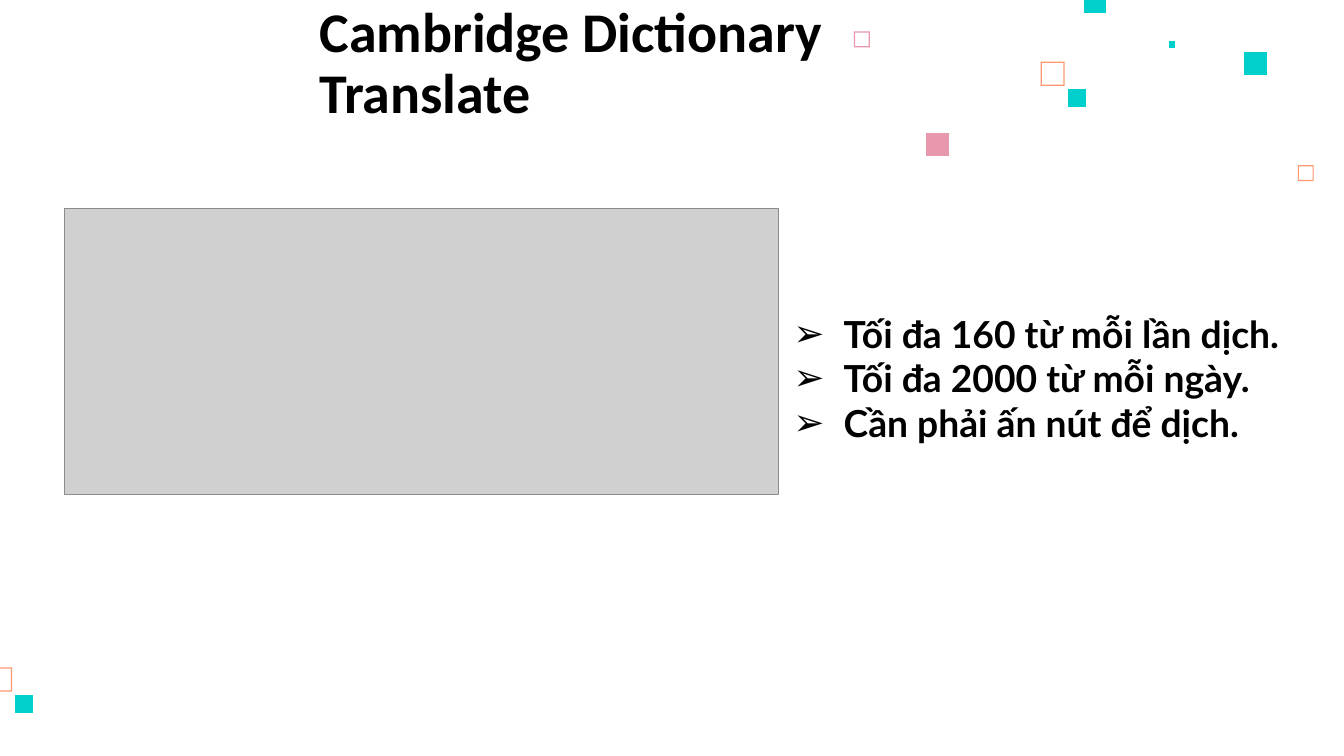
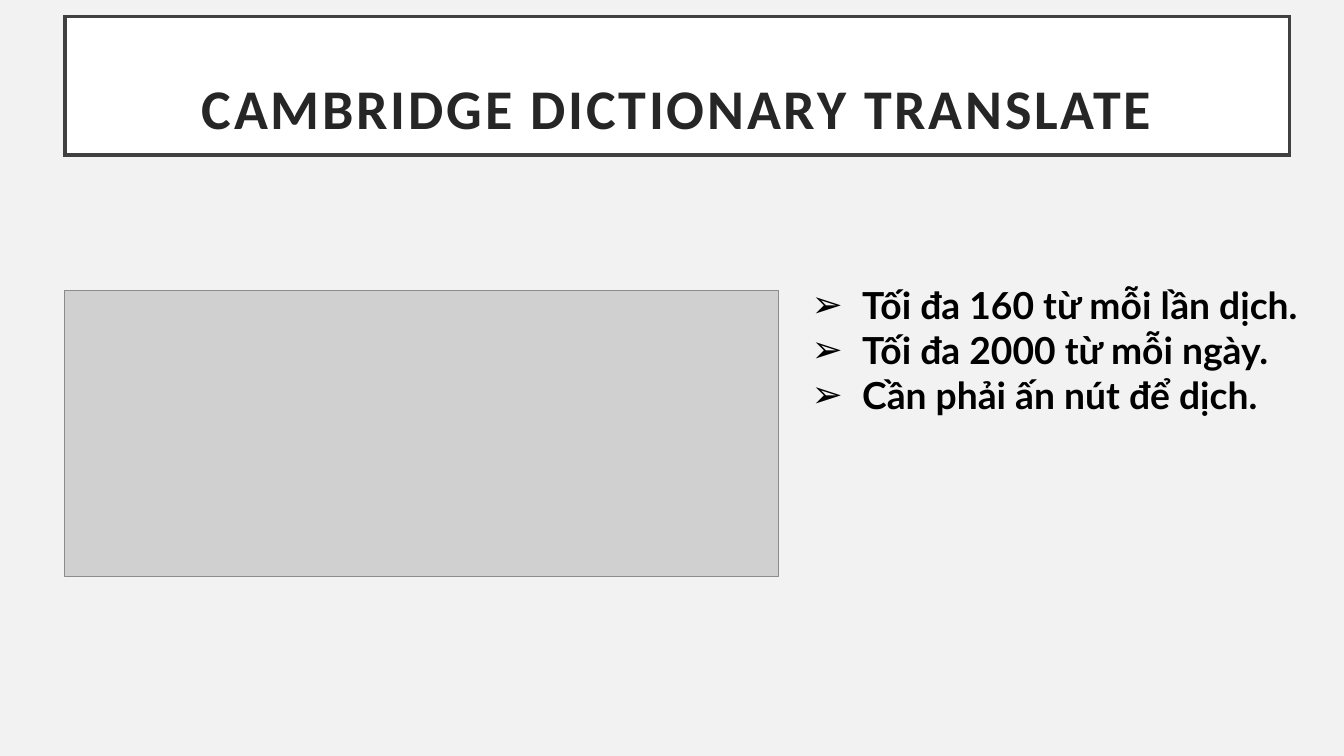
Before and after one commit to nmtri1912/kltn, a slide deck: slide 8 of Tài liệu/Presentation.pptx. Drawn at 1344x756 pixels with LibreOffice and Linux fonts; fonts in the diff are those of the drawing; grey boxes stand for pictures. Boxes give left, top, right and bottom in pixels: in the first picture for what was removed or moved away, otherwise in the second. Text is boxed around its words. In the diff, an @@ line names an element or a change of style, - is before the commit and + after.

```diff
--- a/Tài liệu/Presentation.pptx
+++ b/Tài liệu/Presentation.pptx
@@ background #FFFFFF to #F2F2F2 @@
@@ title "CAMBRIDGE DICTIONARY TRANSLATE": place and size @@
-title "CAMBRIDGE DICTIONARY TRANSLATE" at [320,12,822,114]
+title "CAMBRIDGE DICTIONARY TRANSLATE" at [65,16,1290,155]
@@ title "CAMBRIDGE DICTIONARY TRANSLATE" at [65,16,1290,155]: fill none to #FFFFFF; outline none to #404040 2.5 pt @@
@@ freeform shape removed at [1084,0,1107,13] @@
@@ freeform shape removed at [854,31,870,47] @@
@@ freeform shape removed at [1170,41,1177,47] @@
@@ freeform shape removed at [1244,52,1267,76] @@
@@ freeform shape removed at [1041,62,1065,86] @@
@@ title at [202,92,1151,130]: text changed; text colour #000000 to #262626 @@
-Cambridge Dictionary Translate
+CAMBRIDGE DICTIONARY TRANSLATE
@@ freeform shape removed at [1068,90,1086,108] @@
@@ freeform shape removed at [926,133,949,156] @@
@@ text "Tối đa 160 từ mỗi ...": place and size @@
-text "Tối đa 160 từ mỗi ..." at [844,315,1279,444]
+text "Tối đa 160 từ mỗi ..." at [862,287,1297,416]
@@ freeform shape removed at [1299,165,1315,181] @@
@@ picture: place and size @@
-picture at [65,209,778,495]
+picture at [65,290,778,577]
@@ freeform shape removed at [0,667,12,692] @@
@@ freeform shape removed at [15,695,33,713] @@
```
Also in this commit, not shown: 15 other slides changed, 2 slides added, 2 slides removed, 2 other files.
